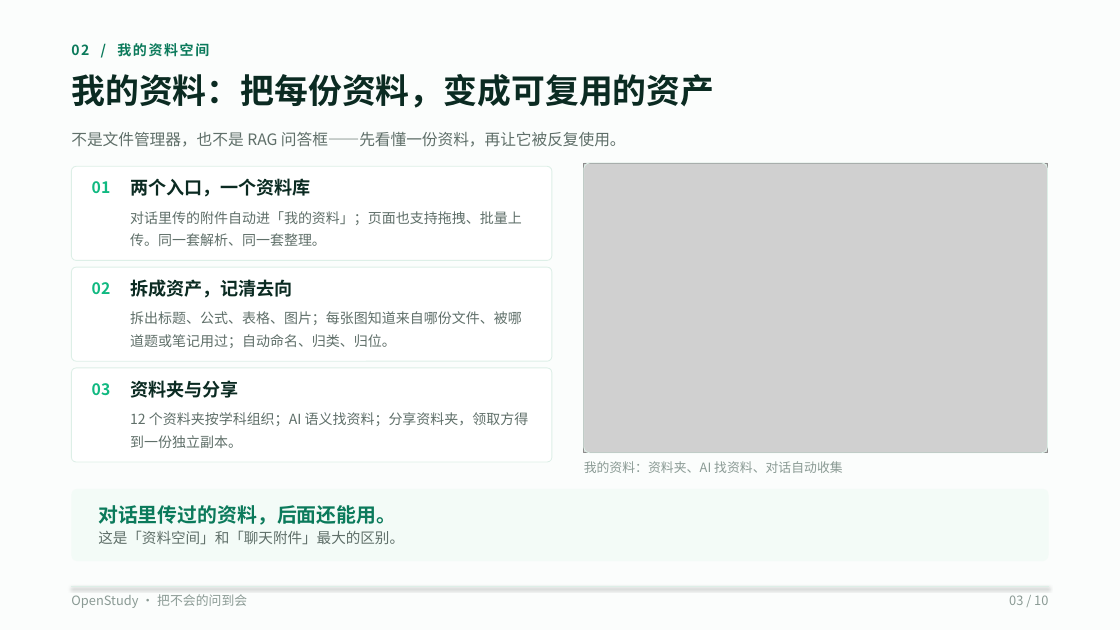
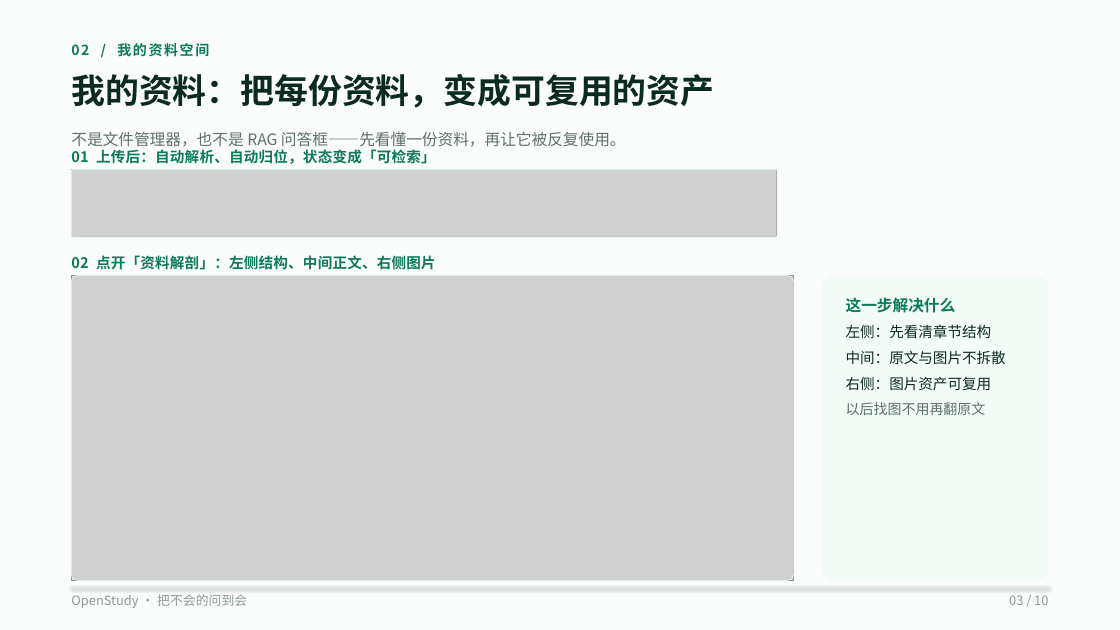
Before and after one commit to wufeng1234567/openstudy-fastapi-ts, a slide deck: slide 3 of doc/competition/OpenStudy-10页-V3-码道版.pptx. Drawn at 1120x630 pixels with LibreOffice and Linux fonts; fonts in the diff are those of the drawing; grey boxes stand for pictures. Boxes give left, top, right and bottom in pixels: in the first picture for what was removed or moved away, otherwise in the second. Text is boxed around its words. In the diff, an @@ line names an element or a change of style, - is before the commit and + after.

Commit message:
docs: 优化 PPT 资料空间与 Word 题库导入示意

```diff
--- a/doc/competition/OpenStudy-10页-V3-码道版.pptx
+++ b/doc/competition/OpenStudy-10页-V3-码道版.pptx
@@ text added at (71,149,436,164), 12.5 pt, text #0B7A5B, bold @@
+01 上传后：自动解析、自动归位，状态变成「可检索」
@@ rounded rectangle removed at (71,166,552,260) @@
@@ picture added at (71,170,777,237) @@
@@ rounded rectangle added at (71,170,777,237), outline #DDEFE7 0.75 pt @@
@@ text removed at (130,178,311,197) @@
-两个入口，一个资料库
@@ picture removed at (584,163,1048,453) @@
@@ text removed at (92,181,111,193) @@
-01
@@ text removed at (130,211,522,246) @@
-对话里传的附件自动进「我的资料」；页面也支持拖拽、批量上传。同一套解析、同一套整理。
@@ rounded rectangle removed at (71,267,552,361) @@
@@ text added at (71,255,436,270), 12.5 pt, text #0B7A5B, bold @@
+02 点开「资料解剖」：左侧结构、中间正文、右侧图片
@@ rounded rectangle: place and size @@
-rounded rectangle at (584,163,1048,453)
+rounded rectangle at (71,276,794,581)
@@ picture added at (71,276,794,581) @@
@@ text removed at (92,282,111,294) @@
-02
@@ text removed at (130,279,293,298) @@
-拆成资产，记清去向
@@ rounded rectangle added at (822,276,1049,581), fill #F3FBF7, 12.5 pt, text #0B2B22 @@
+这一步解决什么
+左侧：先看清章节结构
+中间：原文与图片不拆散
+右侧：图片资产可复用
+以后找图不用再翻原文
@@ text removed at (130,311,522,348) @@
-拆出标题、公式、表格、图片；每张图知道来自哪份文件、被哪道题或笔记用过；自动命名、归类、归位。
@@ rounded rectangle removed at (71,368,552,462) @@
@@ text removed at (92,383,111,396) @@
-03
@@ text removed at (130,380,238,398) @@
-资料夹与分享
@@ text removed at (130,412,529,448) @@
-12 个资料夹按学科组织；AI 语义找资料；分享资料夹，领取方得到一份独立副本。
@@ text removed at (584,461,843,473) @@
-我的资料：资料夹、AI 找资料、对话自动收集
@@ rounded rectangle removed at (71,489,1049,561) @@
@@ text removed at (98,505,396,525) @@
-对话里传过的资料，后面还能用。
@@ text removed at (98,530,404,544) @@
-这是「资料空间」和「聊天附件」最大的区别。
```
Also in this commit, not shown: 2 other slides changed, 12 other files.
